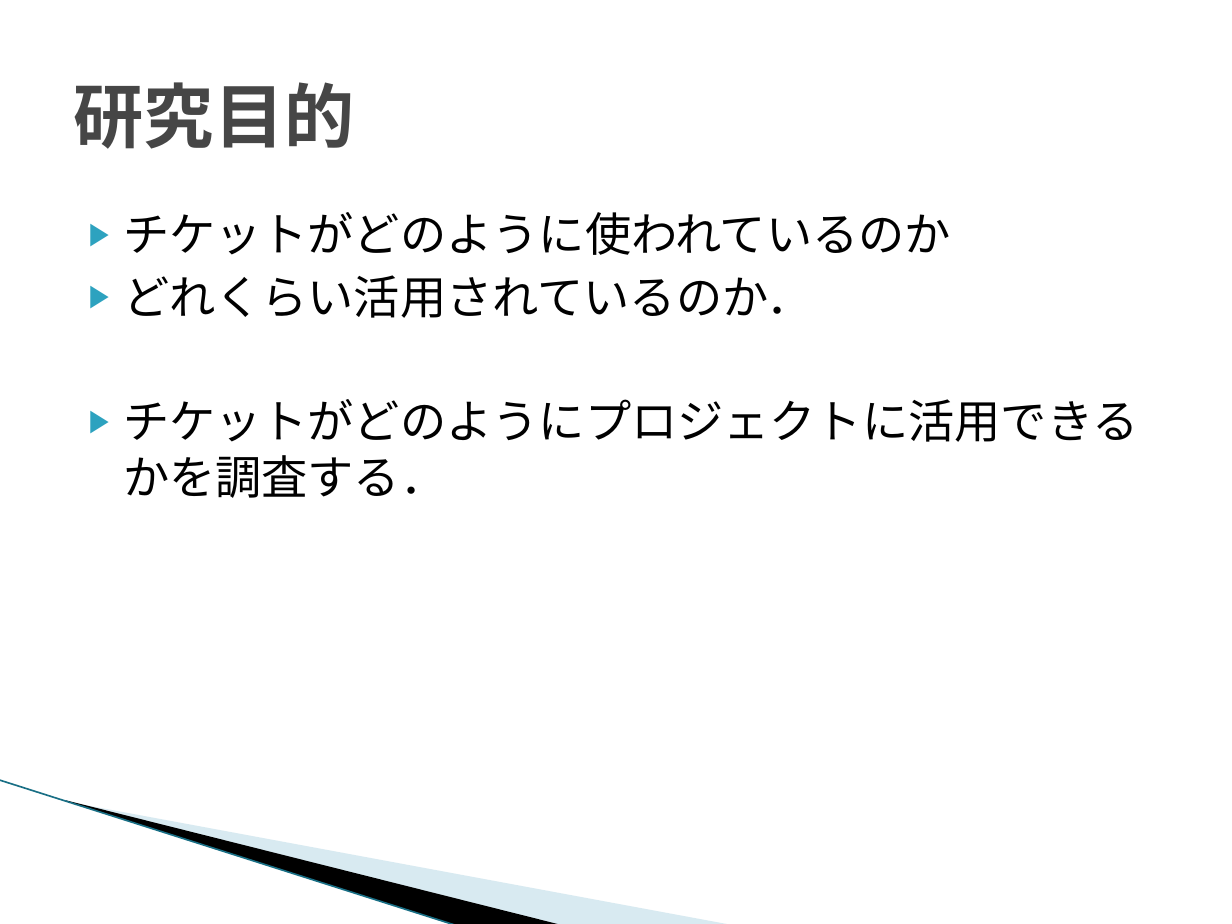
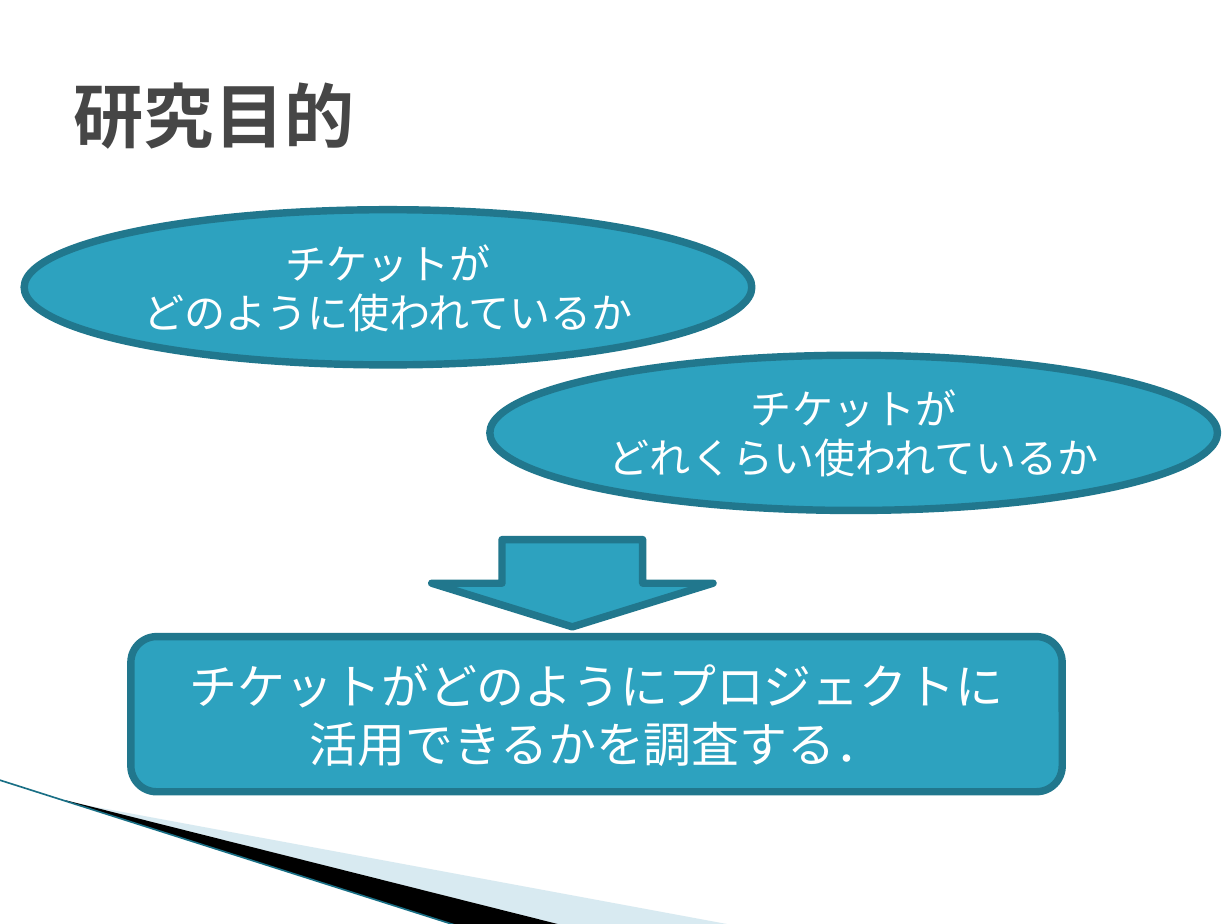
Before and after one commit to keimatsui/kadai, a slide deck: slide 4 of 卒業論文/2012/久保孝樹/最終発表/最終発表.pptx. Drawn at 1232x924 pixels with LibreOffice and Linux fonts; fonts in the diff are those of the drawing; background and template pictures are left out. Boxes give left, top, right and bottom in pixels: in the first picture for what was removed or moved away, otherwise in the second. Text is boxed around its words. In the diff, an @@ line names an element or a change of style, - is before the commit and + after.

Commit message:
パワポコミット

```diff
--- a/卒業論文/2012/久保孝樹/最終発表/最終発表.pptx
+++ b/卒業論文/2012/久保孝樹/最終発表/最終発表.pptx
@@ ellipse added at <box>25,209,753,365</box>, fill #2DA2BF, outline #21788D 4.33 pt, 24 pt, text #FFFFFF @@
+チケットが
+どのように使われているか
@@ text removed at <box>123,212,1139,498</box> @@
-▶ チケットがどのように使われているのか
-▶ どれくらい活用されているのか．
-▶ チケットがどのようにプロジェクトに活用できるかを調査する．
@@ ellipse added at <box>490,355,1218,510</box>, fill #2DA2BF, outline #21788D 4.33 pt, 24 pt, text #FFFFFF @@
+チケットが
+どれくらい使われているか
@@ down arrow added at <box>431,540,712,627</box>, fill #2DA2BF, outline #21788D 4.33 pt @@
@@ rounded rectangle added at <box>131,637,1062,792</box>, fill #2DA2BF, outline #21788D 4.33 pt, 28 pt, text #FFFFFF @@
+チケットがどのようにプロジェクトに
+活用できるかを調査する．
```
Also in this commit, not shown: 4 other slides changed.
